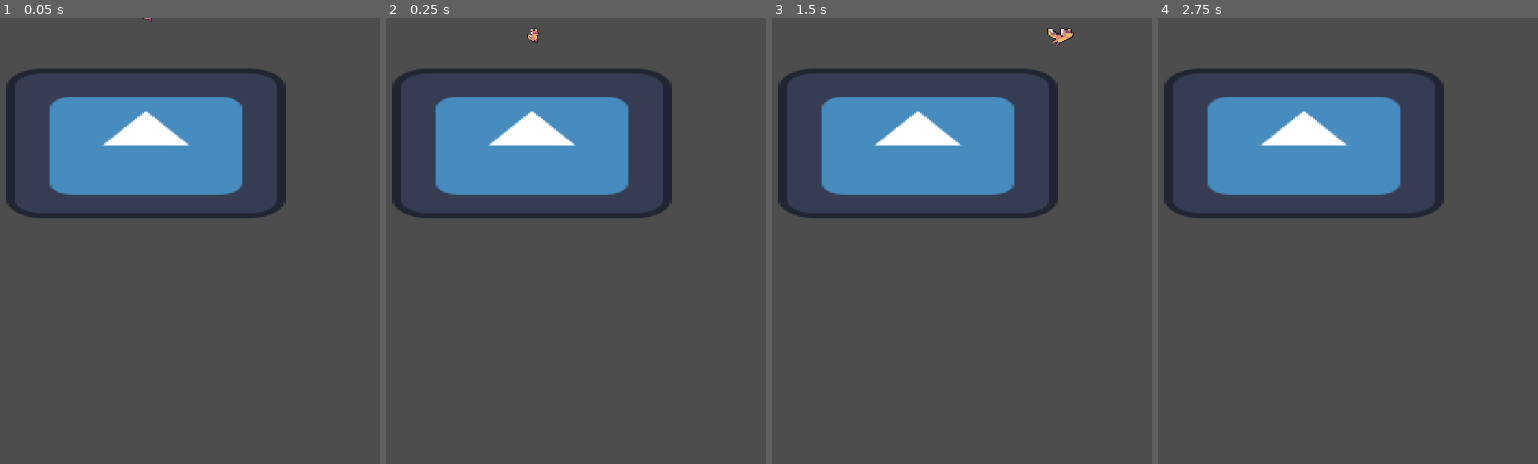
Above: before the commit, frames 1-4 (left to right).
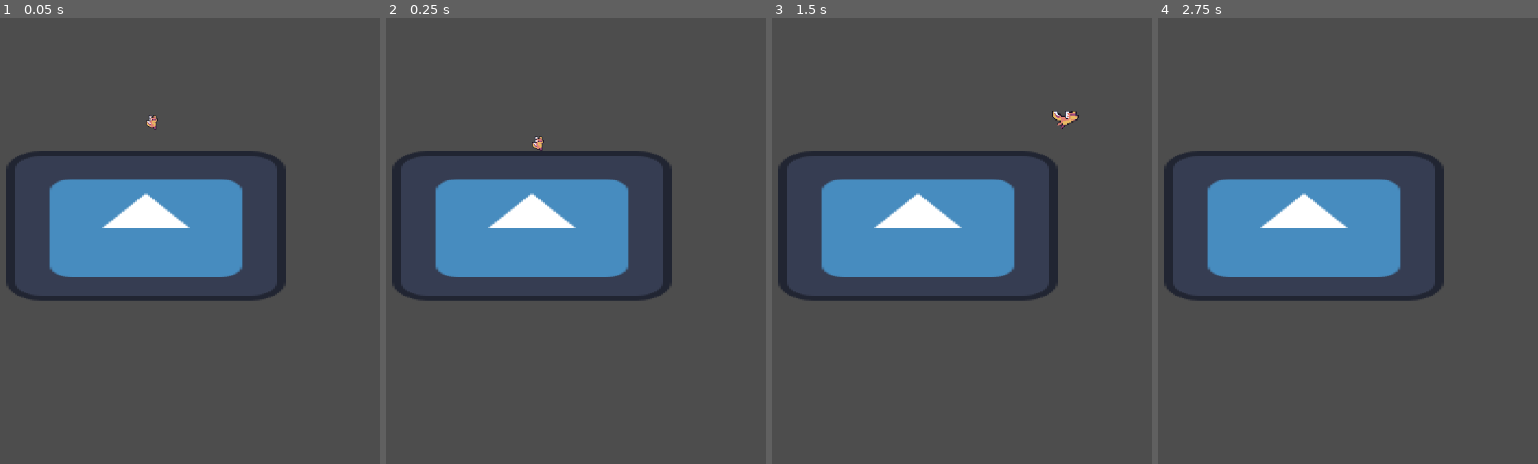
Above: after the commit, the same moments.

Repository: oceanbytes12/ScaleFighter
Game: Godot game, scene res://Enemies/EnemyTest.tscn
Same seed, same stepped clock (60 frames per second), same inputs: the game is played once before the commit and once after it. The project has no main scene, so this scene is started directly. The engine's default icon, where the game draws it, is replaced by a stand-in: a white triangle on a blue panel in a dark square.
Inputs:
- Up to frame 1 (0.05 s): no input
- Up to frame 2 (0.25 s): no input
- Up to frame 3 (1.5 s): tap Enter (ui_accept) at 0.5, 0.77 s; hold Right (ui_right) from 0.53 s (still down); tap G (Grow) at 0.6, 1.35 s
- Up to frame 4 (2.75 s): tap Enter (ui_accept) at 1.52 s; release Right (ui_right) at 2.03 s; hold Left (ui_left) from 2.03 s (still down); tap G (Grow) at 2.1 s

The runs differ from the first frame. In frame 1, 23% of the frame differs, in the area x 1-76%, y 0-64%; in frame 2, 23%; in frame 3, 23%, in the area x 1-81%, y 2-64%; in frame 4, 23%.

Commit message:
Bug Fix, Sprite flip
-Fixed logic bug with following player
-Sprite flips on y axis
-Added some code for attack effects but not functional yet

Diff:
--- /dev/null
+++ b/Enemies/AttackEffect.gd
@@ -0,0 +1,18 @@
+extends AnimatedSprite2D
+
+var damage = 20
+var hitstun = 100
+
+func _on_animation_finished():
+	queue_free()
+
+func set_knockback(knockback_amount):
+	hitstun = knockback_amount
+
+
+func _on_area_2d_body_entered(body):
+	# Check if hitting player
+	if body is Player:
+		if body.has_method("take_hit"):
+			body.take_hit(global_position, damage, hitstun)
+			#$Attack_hit_sfx.play()
--- a/Enemies/EnemyTest.tscn
+++ b/Enemies/EnemyTest.tscn
@@ -9,10 +9,10 @@
 [node name="Game" type="Node2D"]
 
 [node name="Player" parent="." instance=ExtResource("1_6snkd")]
-position = Vector2(224, 0)
+position = Vector2(231, 156)
 
 [node name="StaticBody2D" type="StaticBody2D" parent="."]
-position = Vector2(222, 181)
+position = Vector2(222, 300)
 scale = Vector2(2.1, 2.1)
 
 [node name="CollisionShape2D" type="CollisionShape2D" parent="StaticBody2D"]
@@ -24,5 +24,5 @@
 texture = ExtResource("2_5j3dk")
 
 [node name="Enemy_Base" parent="." node_paths=PackedStringArray("TARGET") instance=ExtResource("3_00we5")]
-position = Vector2(107, -5)
+position = Vector2(115, 157)
 TARGET = NodePath("../Player")
--- /dev/null
+++ b/Enemies/attack_effect.tscn
@@ -0,0 +1,29 @@
+[gd_scene load_steps=5 format=3 uid="uid://bxn84walmdo3v"]
+
+[ext_resource type="Texture2D" uid="uid://c8lelqgqqwnej" path="res://Enemies/ShieldBash-Sheet.png" id="1_vllr2"]
+[ext_resource type="Script" path="res://Enemies/AttackEffect.gd" id="2_l870a"]
+
+[sub_resource type="SpriteFrames" id="SpriteFrames_aj36w"]
+animations = [{
+"frames": [{
+"duration": 1.0,
+"texture": ExtResource("1_vllr2")
+}],
+"loop": true,
+"name": &"default",
+"speed": 10.0
+}]
+
+[sub_resource type="RectangleShape2D" id="RectangleShape2D_g656e"]
+size = Vector2(19, 41)
+
+[node name="AttackEffect" type="AnimatedSprite2D"]
+sprite_frames = SubResource("SpriteFrames_aj36w")
+autoplay = "default"
+script = ExtResource("2_l870a")
+
+[node name="Area2D" type="Area2D" parent="."]
+
+[node name="CollisionShape2D" type="CollisionShape2D" parent="Area2D"]
+position = Vector2(-27.5, -2.5)
+shape = SubResource("RectangleShape2D_g656e")
--- a/Enemies/enemy_base.gd
+++ b/Enemies/enemy_base.gd
@@ -2,26 +2,40 @@
 
 @export var SPEED = 100.0
 @export var TARGET := CharacterBody2D
+@export var MIN_DISTANCE = .8
 
 # Get the gravity from the project settings to be synced with RigidBody nodes.
 #var gravity = ProjectSettings.get_setting("physics/2d/default_gravity")
 var gravity = 10000
 
 @onready var cooldown_timer = $CooldownTimer
-var canAttack = false # Is player in range for attack? Are we still cooling down?
+#@onready var attackEffect = preload("res://Enemies/attack_effect.tscn")
+
+var isPlayerInRange = false # Is player in range for attack?
+var isCoolingDown = false #Are we still cooling down?
 var isAttacking = false # Are we currently playing an attack animation?
+
+func _ready():
+	if TARGET == null:
+		push_error("ERROR: Enemy does not have a valid TARGET set")
+	# Not in use right now
+	#$AttackEffects/AttackEffect.visible = false
+
+
+func _process(delta):
+	var target_vector = TARGET.global_position - global_position
+	if target_vector.x < 0:
+		$Art/Sprite2D.flip_h = true
+	elif target_vector.x > 0:
+		$Art/Sprite2D.flip_h = false
 
 
 func _physics_process(delta):
-
-	if TARGET == null:
-		push_error("ERROR: Enemy does not have a valid TARGET set")
-
 	if isAttacking:
 		# Don't move if currently attacking
 		velocity = Vector2.ZERO
 
-	elif canAttack:
+	elif isPlayerInRange && !isCoolingDown:
 		DoAttack()
 
 	else:
@@ -29,7 +43,9 @@
 		var direction = TARGET.position - position
 		direction = direction.normalized()
 		direction.y = 0 # Stop following the player on the y axis
-		velocity = direction * SPEED
+
+		if (abs(direction.x) > MIN_DISTANCE):
+			velocity = direction * SPEED
 
 	# Add the gravity.
 	if not is_on_floor():
@@ -69,23 +85,44 @@
 func DoAttackAnimation():
 	isAttacking = true
 	cooldown_timer.start()
-	canAttack = false
+	isCoolingDown = true
+
+	## Below keeps causing error. For now am manually adding Attack_Effect to node tree
+	#var newNode = attackEffect.instantiate()
+	#add_child(newNode)
+	#newNode.global_position = global_position
+	##var AnimSprite2D = newNode.get_parent()
+	##print(AnimSprite2D)
+	##AnimSprite2D._on_animation_finished.connect(_on_attack_anim_finished)
+	#newNode._on_animation_finished.connect(_on_attack_anim_finished)
+
+	## Having issues with this version too
+	## Version that uses effect tscns that are part of the tree
+	#$AttackEffects/AttackEffect.visible = true
+	#$AttackEffects/AttackEffect.play()
+
 	# Temporary:
 	isAttacking = false # LATER: Have a signal at the end of the animation that sets this back to false
 
 
 func _on_attack_range_body_entered(body):
 	if body == TARGET:
-		print("_on_attack_range_body_entered")
-	if body == TARGET && cooldown_timer.time_left <= 0:
-		canAttack = true
+		print("player in attackable range")
+		isPlayerInRange = true
 
 
 func _on_attack_range_body_exited(body):
 	if body == TARGET:
-		canAttack = false
+		print("player out of attackable range")
+		isPlayerInRange = false
 
 
 func _on_cooldown_timer_timeout():
 	print("Can attack again")
-	canAttack = true
+	isCoolingDown = false
+
+
+func _on_attack_effect_animation_finished():
+	print("Animation finished")
+	$AttackEffects/AttackEffect.visible = false
+	isAttacking = false
--- a/Enemies/enemy_base.tscn
+++ b/Enemies/enemy_base.tscn
@@ -1,7 +1,8 @@
-[gd_scene load_steps=5 format=3 uid="uid://bgf5mn0tdpky1"]
+[gd_scene load_steps=6 format=3 uid="uid://bgf5mn0tdpky1"]
 
 [ext_resource type="Script" path="res://Enemies/enemy_base.gd" id="1_omne7"]
 [ext_resource type="Texture2D" uid="uid://chfyobu0wd1sv" path="res://Enemies/Enemy.JPG" id="1_w4td3"]
+[ext_resource type="PackedScene" uid="uid://bxn84walmdo3v" path="res://Enemies/attack_effect.tscn" id="3_usmw5"]
 
 [sub_resource type="CapsuleShape2D" id="CapsuleShape2D_luqt6"]
 radius = 12.0
@@ -30,6 +31,12 @@
 [node name="CooldownTimer" type="Timer" parent="."]
 wait_time = 3.0
 
+[node name="AttackEffects" type="Node" parent="."]
+
+[node name="AttackEffect" parent="AttackEffects" instance=ExtResource("3_usmw5")]
+visible = false
+
 [connection signal="body_entered" from="AttackRange" to="." method="_on_attack_range_body_entered"]
 [connection signal="body_exited" from="AttackRange" to="." method="_on_attack_range_body_exited"]
 [connection signal="timeout" from="CooldownTimer" to="." method="_on_cooldown_timer_timeout"]
+[connection signal="animation_finished" from="AttackEffects/AttackEffect" to="." method="_on_attack_effect_animation_finished"]
--- a/Geko/player.gd
+++ b/Geko/player.gd
@@ -1,4 +1,6 @@
 extends CharacterBody2D
+
+class_name Player
 
 @onready var land_effect = preload("res://Geko/land_effect.tscn")
 @onready var jump_effect = preload("res://Geko/JumpEffect.tscn")
Binary file added: Enemies/Hit_Effect_Temp.JPG
Not shown, added: Enemies/Hit_Effect_Temp.JPG.import
Binary file added: Enemies/ShieldBash-Sheet.png
Not shown, added: Enemies/ShieldBash-Sheet.png.import
